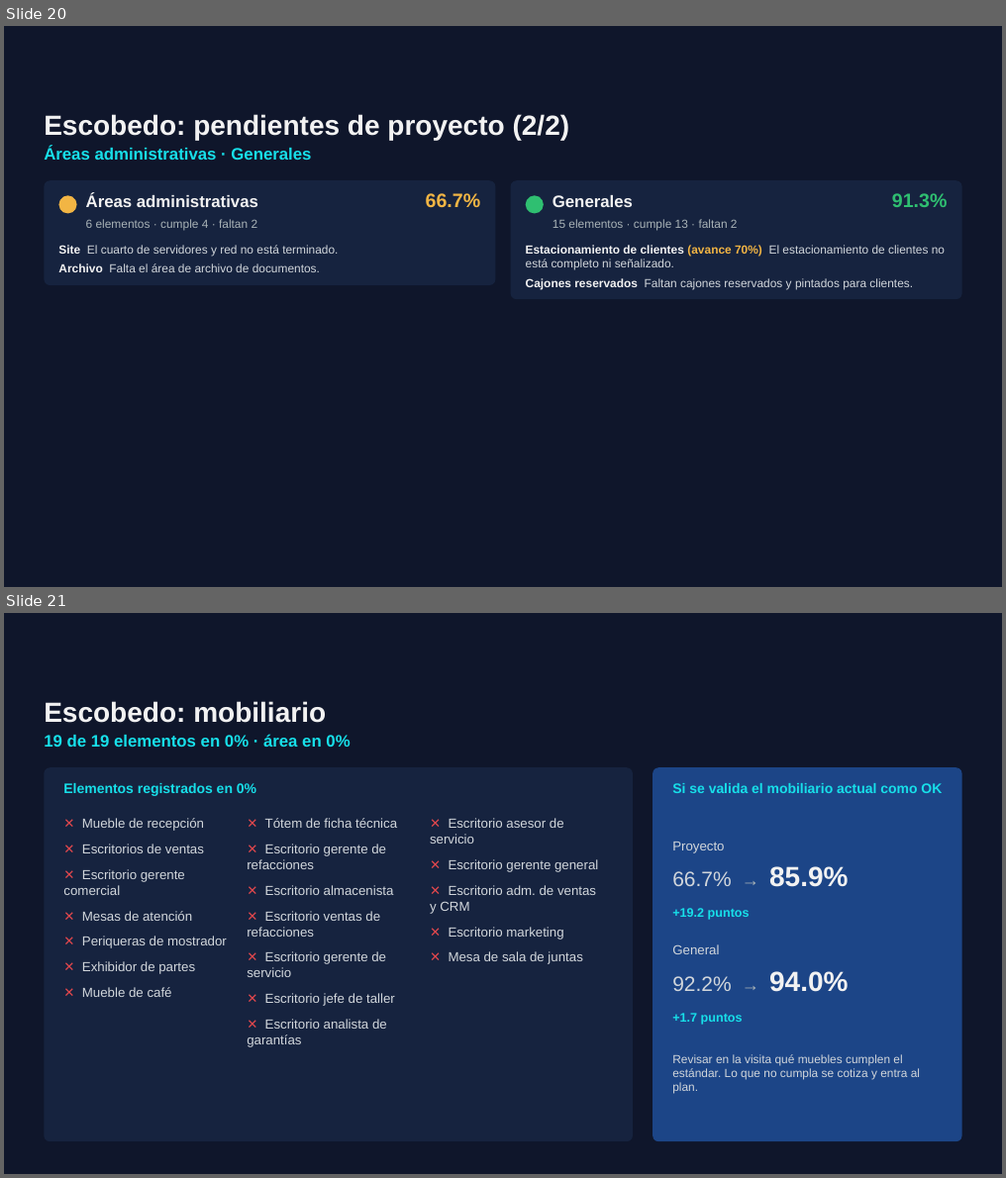
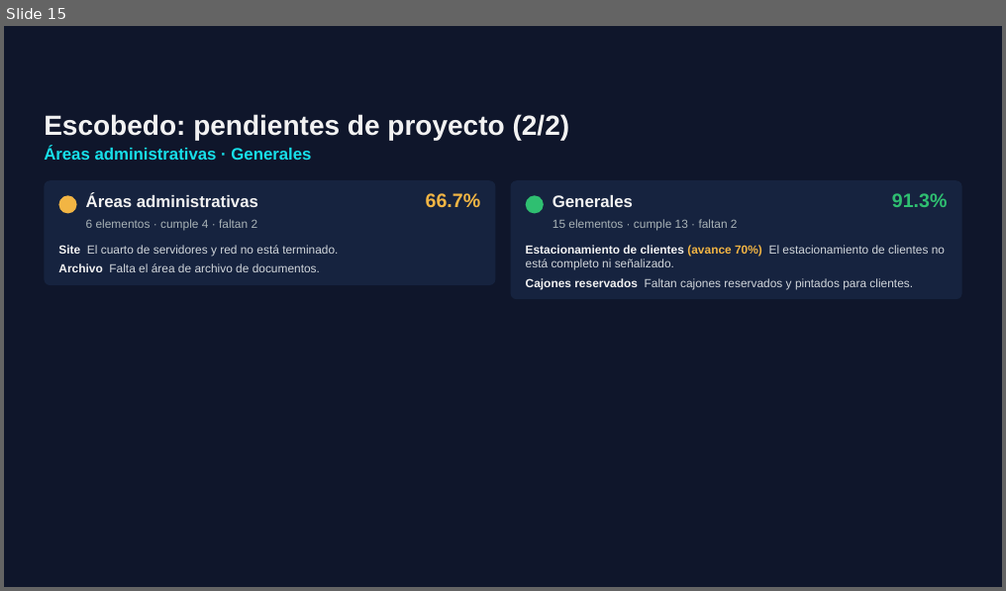
Before and after one commit to ReneDiz/Estatus-Distribuidores, a slide deck: presentacion/Grupo_Velcen_Estatus_nov2026.pptx. Shown one above the other, each under a label of ours: slides 20 and 21 before the commit, slide 15 after it. The pictures are 1006x1178 and 1006x591 pixels, drawn with LibreOffice and Linux fonts; fonts in the diff are those of the drawing; background and template pictures are left out. Boxes give left, top, right and bottom in pixels: in the first picture for what was removed or moved away, otherwise in the second. Text is boxed around its words. In the diff, an @@ line names an element or a change of style, - is before the commit and + after.

```diff
--- a/presentacion/Grupo_Velcen_Estatus_nov2026.pptx
+++ b/presentacion/Grupo_Velcen_Estatus_nov2026.pptx
@@ slide 21 removed at [4,613,1002,1174], background picture (left out); not listed: 1 template element that a slide beside it also shows @@
@@ text removed at [44,701,326,723] @@
-Escobedo: mobiliario
@@ text removed at [44,734,350,747] @@
-19 de 19 elementos en 0% · área en 0%
@@ rounded rectangle removed at [44,767,633,1142] @@
@@ text removed at [63,783,256,796] @@
-Elementos registrados en 0%
@@ rounded rectangle removed at [652,767,962,1142] @@
@@ text removed at [672,783,942,793] @@
-Si se valida el mobiliario actual como OK
@@ text removed at [63,818,227,997] @@
-✕ Mueble de recepción
-✕ Escritorios de ventas
-✕ Escritorio gerente comercial
-✕ Mesas de atención
-✕ Periqueras de mostrador
-✕ Exhibidor de partes
-✕ Mueble de café
@@ text removed at [247,818,397,1048] @@
-✕ Tótem de ficha técnica
-✕ Escritorio gerente de refacciones
-✕ Escritorio almacenista
-✕ Escritorio ventas de refacciones
-✕ Escritorio gerente de servicio
-✕ Escritorio jefe de taller
-✕ Escritorio analista de garantías
@@ text removed at [430,818,598,964] @@
-✕ Escritorio asesor de servicio
-✕ Escritorio gerente general
-✕ Escritorio adm. de ventas y CRM
-✕ Escritorio marketing
-✕ Mesa de sala de juntas
@@ text removed at [672,842,724,854] @@
-Proyecto
@@ text removed at [672,866,847,887] @@
-66.7% → 85.9%
@@ text removed at [672,908,749,920] @@
-+19.2 puntos
@@ text removed at [672,945,719,955] @@
-General
@@ text removed at [672,971,847,992] @@
-92.2% → 94.0%
@@ text removed at [672,1013,743,1025] @@
-+1.7 puntos
@@ text removed at [672,1055,920,1094] @@
-Revisar en la visita qué muebles cumplen el estándar. Lo que no cumpla se cotiza y entra al plan.
@@ what was slide 20 is now slide 15 @@
```
Also in this commit, not shown: 4 slides changed, 10 other slides removed, 5 other files.
